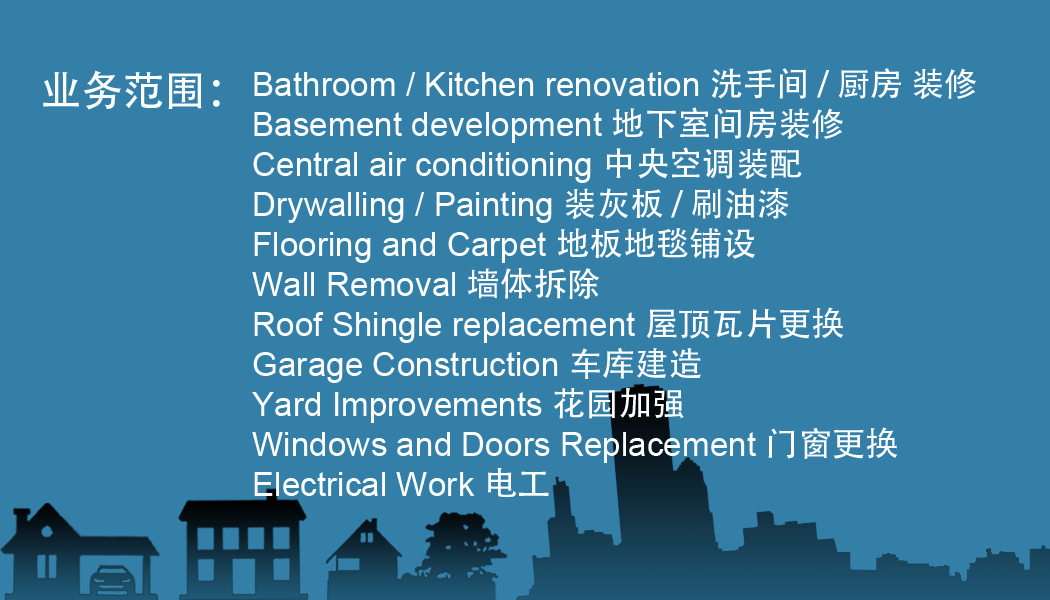
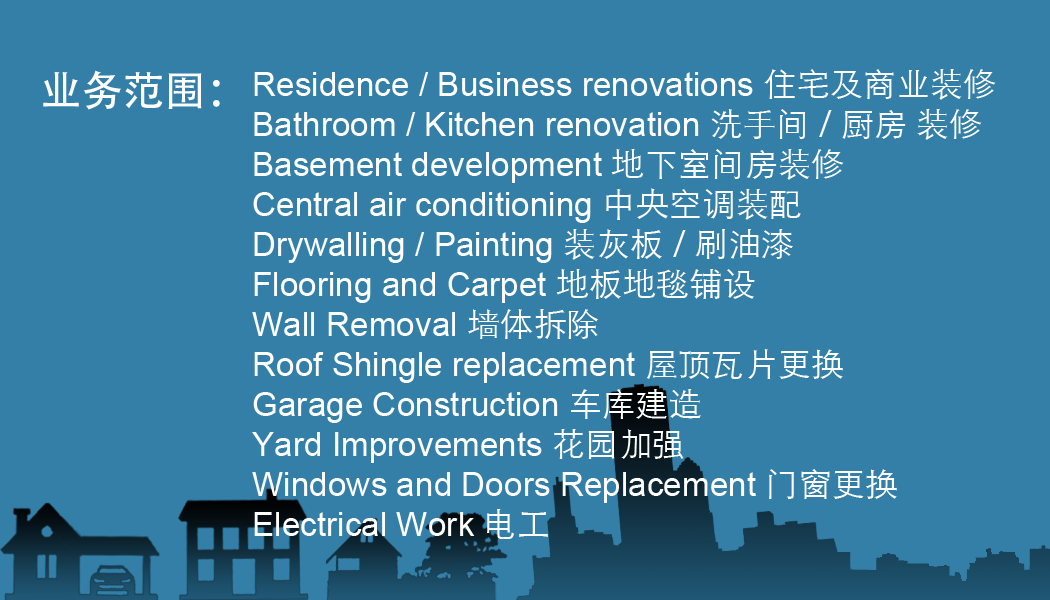
The second 1050x600 image is a revision of the first. Changes to its layers:
renamed "Bathroom / Kitchen renovation 洗手间 / 厨房 装修 Basement development" to "Residence / Business renovations 住宅及商业装修 Bathroom / Kitchen ren", painted on it over bbox(252, 68, 996, 539)
